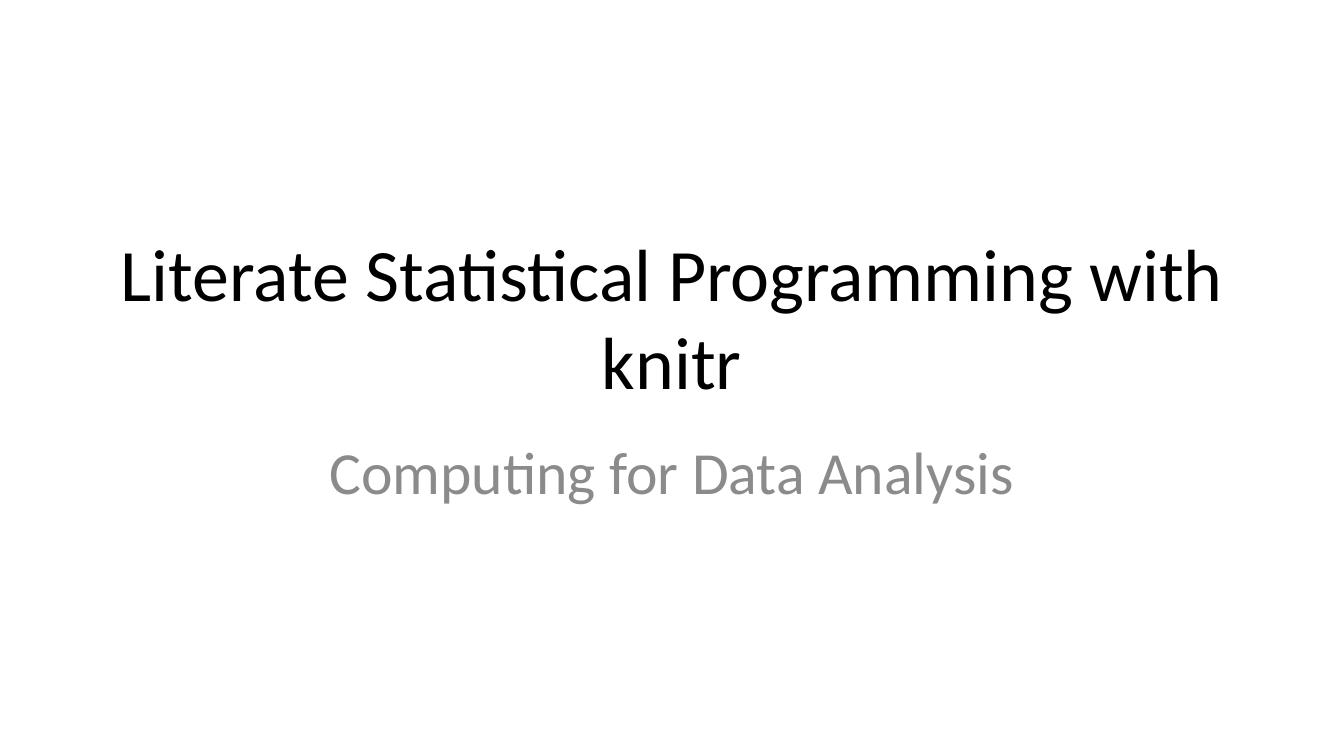
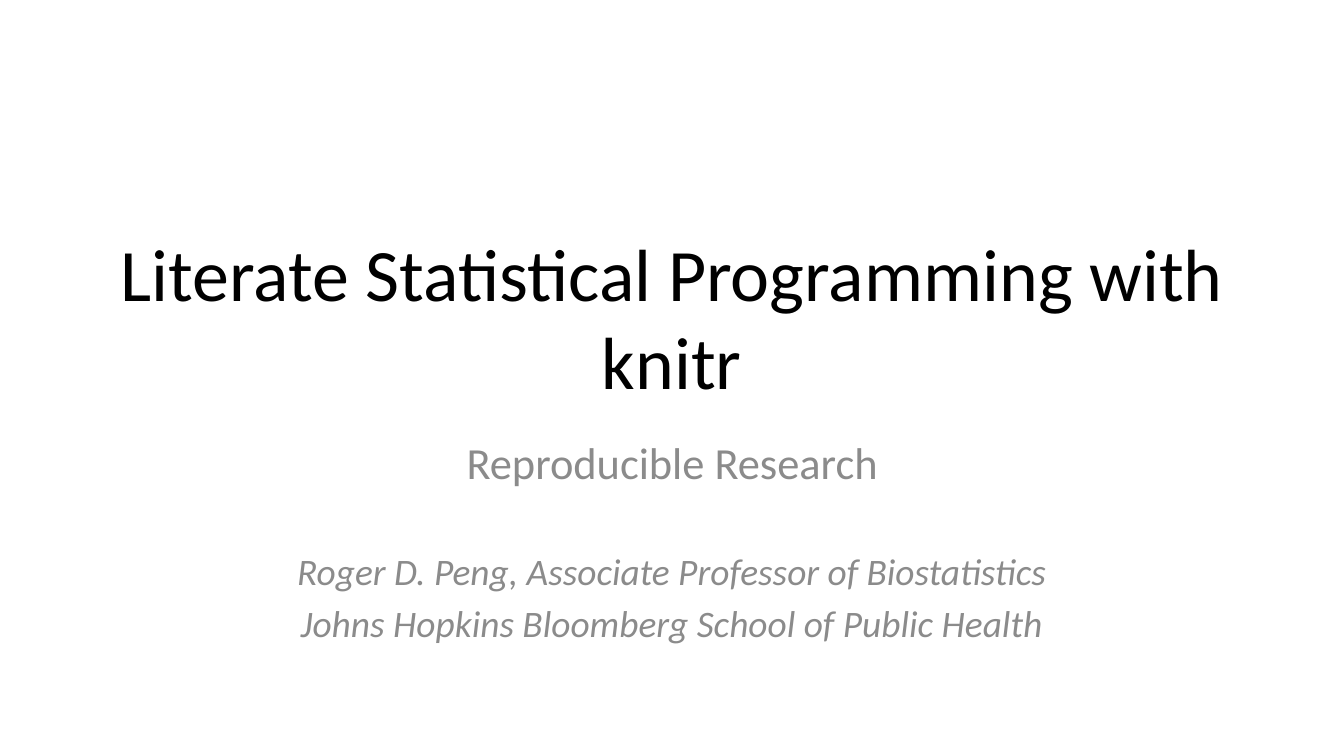
Before and after one commit to DataScienceSpecialization/courses, a slide deck: slide 1 of 05_ReproducibleResearch/knitr/knitr.pptx. Drawn at 1344x756 pixels with LibreOffice and Linux fonts; fonts in the diff are those of the drawing. Boxes give left, top, right and bottom in pixels: in the first picture for what was removed or moved away, otherwise in the second. Text is boxed around its words. In the diff, an @@ line names an element or a change of style, - is before the commit and + after.

Commit message:
Add PDF slides for knitr

```diff
--- a/05_ReproducibleResearch/knitr/knitr.pptx
+++ b/05_ReproducibleResearch/knitr/knitr.pptx
@@ subtitle at bbox=[297, 448, 1046, 644]: text changed; size 32 to 20 pt; italic on @@
-Computing for Data Analysis
+Reproducible Research
+Roger D. Peng, Associate Professor of Biostatistics
+Johns Hopkins Bloomberg School of Public Health
```
Also in this commit, not shown: 1 other file.
